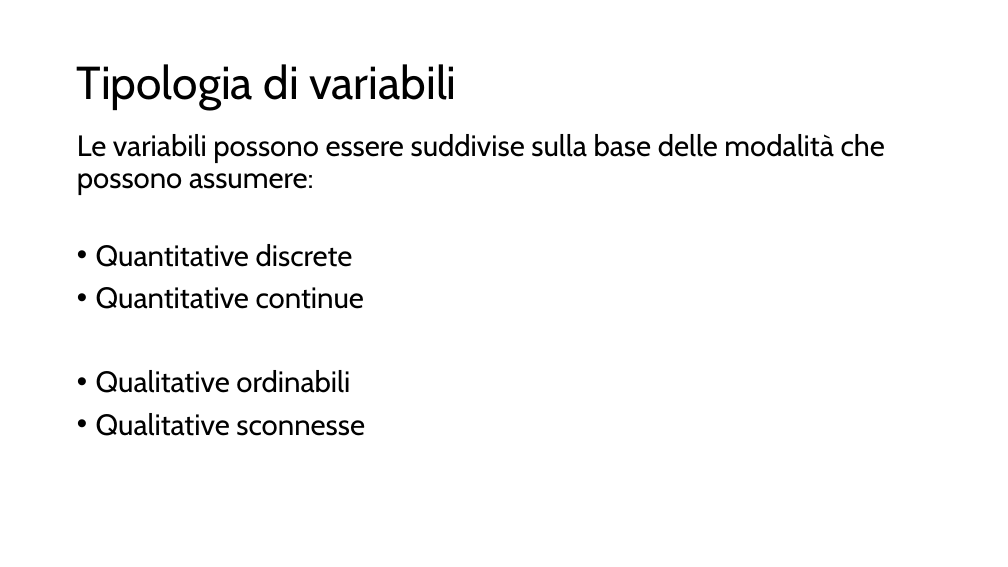
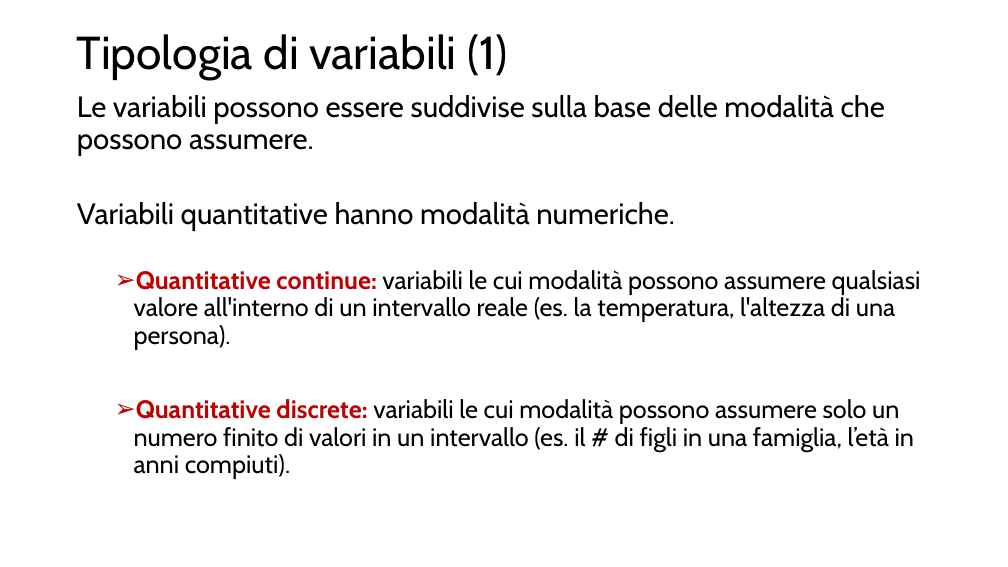
Before and after one commit to rborgoni/B.STAT.5, a slide deck: slide 4 of IntroR/BSTAT5 - IntroR - 1.pptx (slide 5 before the commit). Drawn at 1008x567 pixels with LibreOffice and Linux fonts; fonts in the diff are those of the drawing. Boxes give left, top, right and bottom in pixels: in the first picture for what was removed or moved away, otherwise in the second. Text is boxed around its words. In the diff, an @@ line names an element or a change of style, - is before the commit and + after.

```diff
--- a/IntroR/BSTAT5 - IntroR - 1.pptx
+++ b/IntroR/BSTAT5 - IntroR - 1.pptx
@@ title at <box>77,34,507,80</box>: text changed @@
-Tipologia di variabili
+Tipologia di variabili (1)
@@ text at <box>77,95,921,479</box>: text changed; size 28 to 24 pt @@
-Le variabili possono essere suddivise sulla base delle modalità che possono assumere:
-• Quantitative discrete
-• Quantitative continue
-• Qualitative ordinabili
-• Qualitative sconnesse
+Le variabili possono essere suddivise sulla base delle modalità che possono assumere.
+Variabili quantitative hanno modalità numeriche.
+  ➢ Quantitative continue: variabili le cui modalità possono assumere qualsiasi valore all'interno di un intervallo reale (es. la temperatura, l'altezza di una persona).
+  ➢ Quantitative discrete: variabili le cui modalità possono assumere solo un numero finito di valori in un intervallo (es. il # di figli in una famiglia, l’età in anni compiuti).
```
Also in this commit, not shown: 3 other slides changed, 6 slides added, 1 slide removed, 5 other files.
